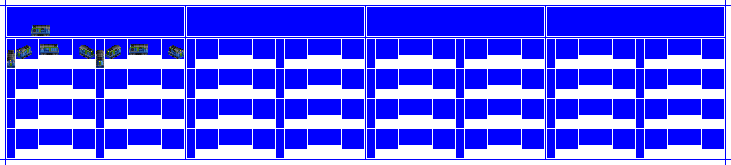
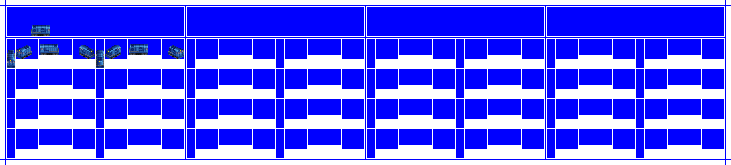
Comparing the layer stacks of the two w=731, h=165 images. Changes:
hid "Liv38" over [7, 25, 183, 66]
showed "CC1" over [7, 25, 183, 66]